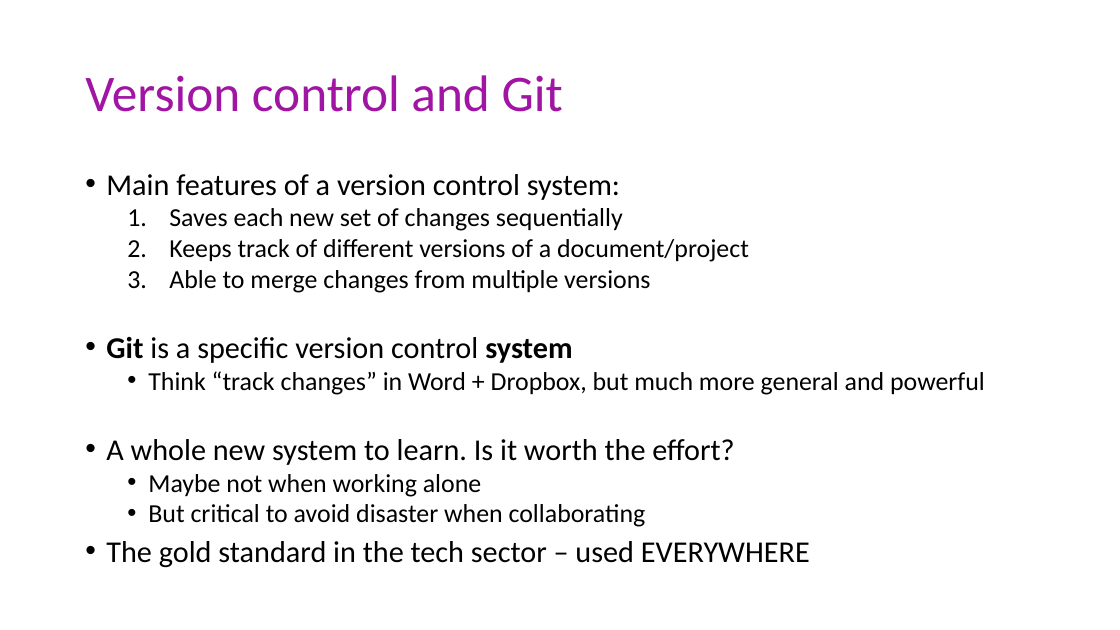
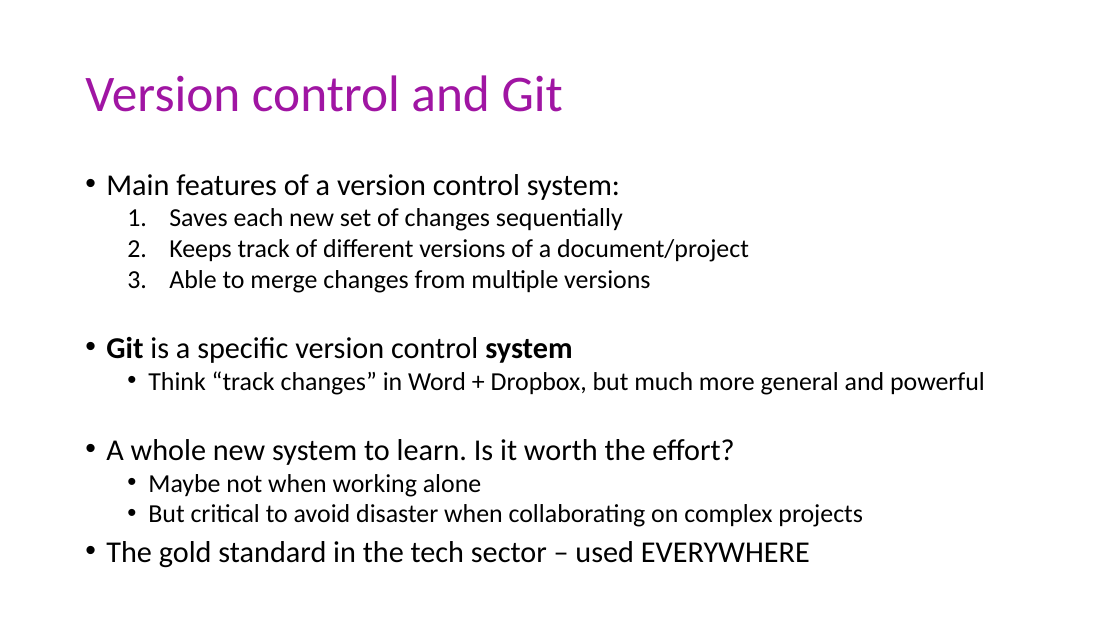
Before and after one commit to msu-econ-data-analytics/course-materials, a slide deck: slide 3 of lecture-slides/03-Productivity/Git_and_GitHub.pptx. Drawn at 1120x630 pixels with LibreOffice and Linux fonts; fonts in the diff are those of the drawing. Boxes give left, top, right and bottom in pixels: in the first picture for what was removed or moved away, otherwise in the second. Text is boxed around its words. In the diff, an @@ line names an element or a change of style, - is before the commit and + after.

```diff
--- a/lecture-slides/03-Productivity/Git_and_GitHub.pptx
+++ b/lecture-slides/03-Productivity/Git_and_GitHub.pptx
@@ text at [148,504,863,527]: text changed @@
-  • But critical to avoid disaster when collaborating
+  • But critical to avoid disaster when collaborating on complex projects
```
Also in this commit, not shown: 3 other slides changed, 24 other files.
